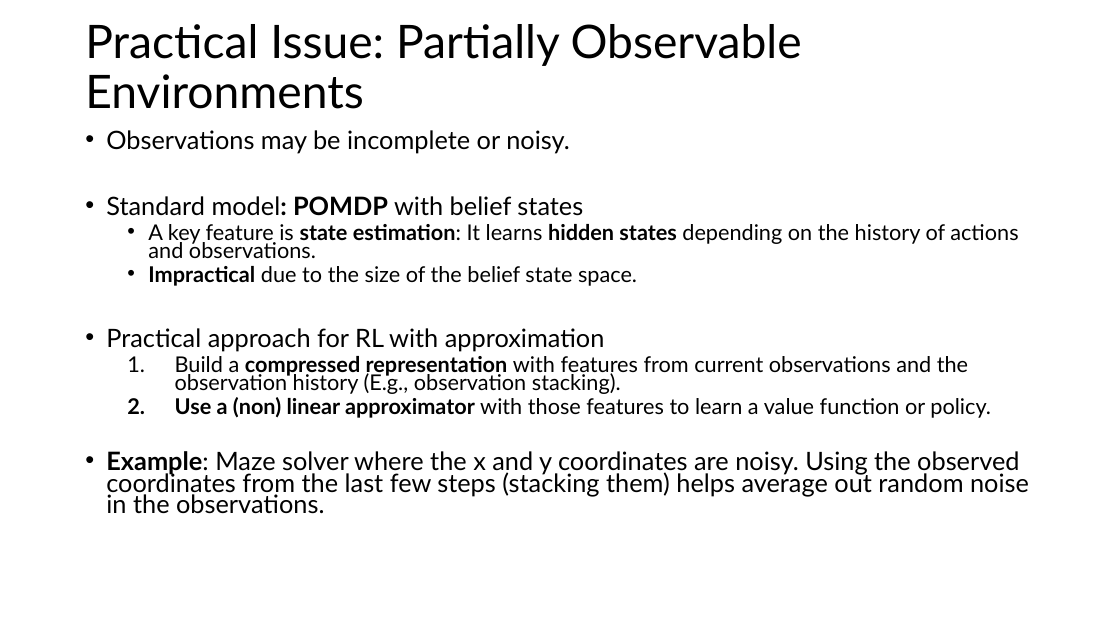
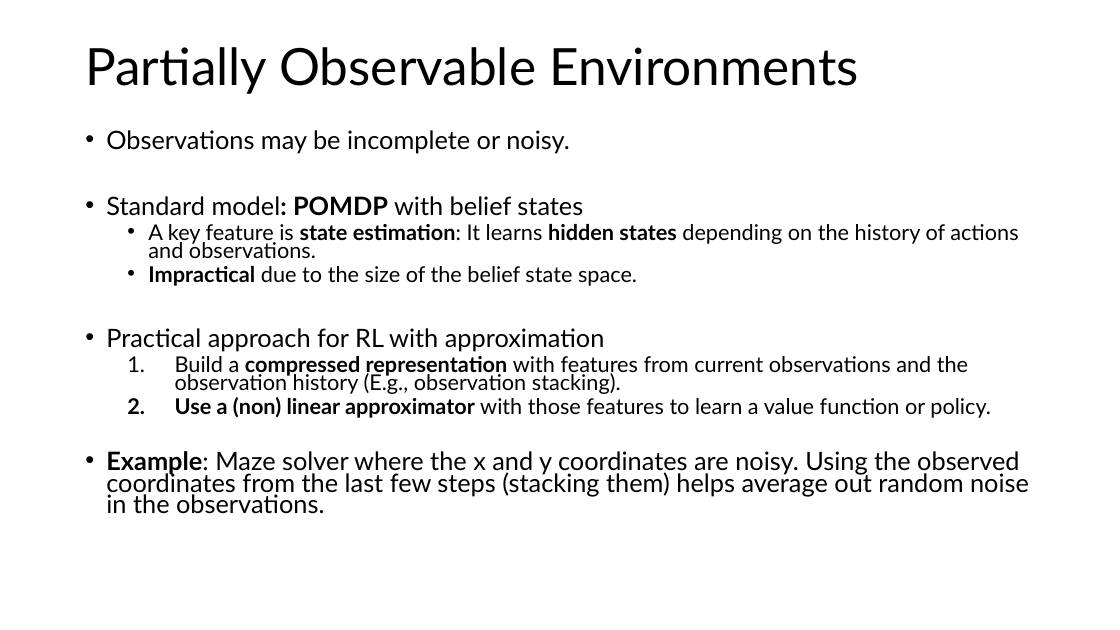
Before and after one commit to mhahsler/Introduction_to_Reinforcement_Learning, a slide deck: slide 40 of slides/Lecture_Chapter09.pptx (slide 31 before the commit). Drawn at 1120x630 pixels with LibreOffice and Linux fonts; fonts in the diff are those of the drawing. Boxes give left, top, right and bottom in pixels: in the first picture for what was removed or moved away, otherwise in the second. Text is boxed around its words. In the diff, an @@ line names an element or a change of style, - is before the commit and + after.

```diff
--- a/slides/Lecture_Chapter09.pptx
+++ b/slides/Lecture_Chapter09.pptx
@@ title at bbox=[85, 47, 858, 94]: text changed; size 39.6 to 44 pt @@
-Practical Issue: Partially Observable Environments
+Partially Observable Environments
```
Also in this commit, not shown: 11 other slides changed, 2 slides added, 3 other files.
